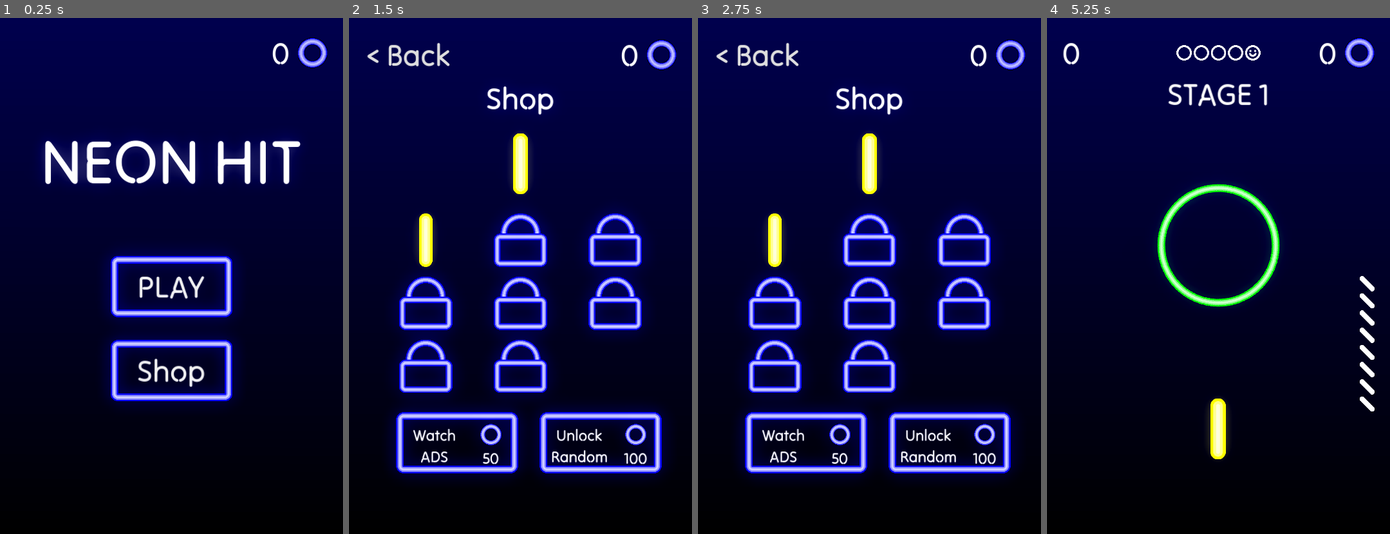
Above: before the commit, frames 1-4 (left to right).
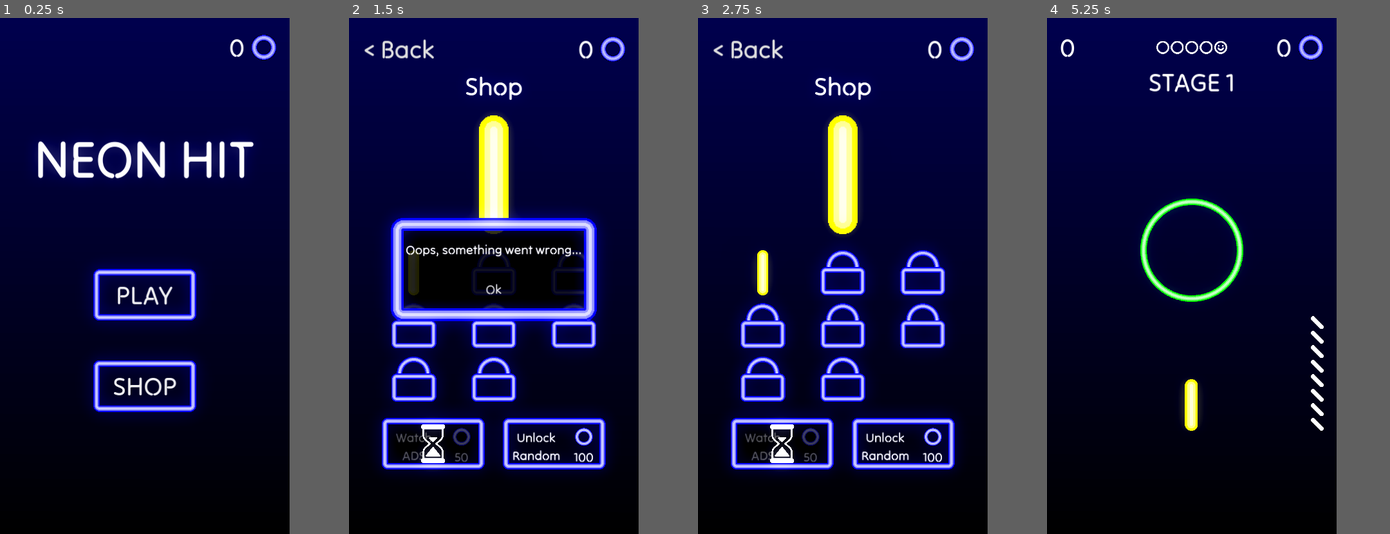
Above: after the commit, the same moments.

Repository: neclor/neon-hit
Game: Godot game, scene res://ui/start_scene/start.tscn
Same seed, same stepped clock (60 frames per second), same inputs: the game is played once before the commit and once after it.
Inputs (mouse positions are in pixels of both pictures, inside the frame that each line leads up to):
- Up to frame 1 (0.25 s): no input
- Up to frame 2 (1.5 s): click "Shop" (after the commit: "SHOP") at 0.5 s; click (424, 239) at 1.27 s
- Up to frame 3 (2.75 s): click (869, 291) at 2 s, where only the run after the commit has a clickable "Ok"
- Up to frame 4 (5.25 s): click (1122, 239) at 2.77 s; click (1122, 239) at 3.52 s; click "< Back" at 4.25 s; click "PLAY" at 5 s
In our replay, the window is 533x800 before the commit and 450x800 after it. These sizes can differ from the game's own. Grey fills any space a smaller window leaves; there, only what the larger window draws over its background counts as a difference.

The runs differ from the first frame. In frame 1, 19% of the frame differs, in the area x 11-100%, y 3-100%; in frame 2, 33%, in the area x 4-100%, y 0-100%; in frame 3, 28%; in frame 4, 21%.

Commit message:
Update

Diff:
--- a/ads/ads_banner.gd
+++ b/ads/ads_banner.gd
@@ -2,7 +2,7 @@
 
 var ad_view : AdView
 
-var unit_id = "ca-app-pub-3940256099942544/6300978111" #test ad unit ID
+var unit_id = "ca-app-pub-9485734485882503/6879508233"
 
 func _ready():
 	MobileAds.initialize()
--- a/ads/ads_rewarded.gd
+++ b/ads/ads_rewarded.gd
@@ -5,7 +5,7 @@
 var rewarded_ad_load_callback := RewardedAdLoadCallback.new()
 var full_screen_content_callback := FullScreenContentCallback.new()
 
-var unit_id = "ca-app-pub-3940256099942544/1712485313" #test ad unit ID
+var unit_id = "ca-app-pub-9485734485882503/3219588539"
 
 func _ready():
 	on_user_earned_reward_listener.on_user_earned_reward = on_user_earned_reward
@@ -32,6 +32,7 @@
 func on_user_earned_reward(rewarded_item : RewardedItem):
 	Global.add_coins(50)
 	Global.save_game()
+	Events.rewarded_ad_was_watched.emit()
 
 	load_ad()
 
@@ -43,6 +44,8 @@
 
 	self.rewarded_ad = rewarded_ad
 
+	Events.rewarded_ad_loaded.emit()
+
 func load_ad():
 	destroy_ad()
 
--- a/core/events.gd
+++ b/core/events.gd
@@ -9,3 +9,6 @@
 signal stage_changed(stage: Stage)
 signal coins_changed(coins: int)
 signal active_projectile_changed(projectile_index: int)
+
+signal rewarded_ad_loaded
+signal rewarded_ad_was_watched
--- a/game/objects/targets/target/target.gd
+++ b/game/objects/targets/target/target.gd
@@ -101,8 +101,7 @@
 	projectile_particles.rotation = -rotation
 	projectile_particles.emitting = true
 
-	for i in range(target_particles_container.get_child_count()):
-		var target_particle = target_particles_container.get_child(i)
+	for target_particle in target_particles_container.get_children():
 
 		tween.parallel().tween_property(target_particle, "modulate", Color("ffffff00"), ANIMATION_TIME)
 		target_particle.rotation = -rotation
--- a/project.godot
+++ b/project.godot
@@ -29,7 +29,7 @@
 [display]
 
 window/size/viewport_width=720
-window/size/viewport_height=1080
+window/size/viewport_height=1280
 window/stretch/mode="canvas_items"
 window/stretch/aspect="expand"
 window/handheld/orientation=1
--- /dev/null
+++ b/ui/objects/ad_button/ad_button.gd
@@ -0,0 +1,19 @@
+extends "res://ui/objects/buy_button/buy_button.gd"
+
+@onready var loading_container = %LoadingContainer
+
+func _ready():
+	Events.rewarded_ad_loaded.connect(rewarded_ad_loaded)
+
+func rewarded_ad_loaded():
+	show_button()
+
+func show_button():
+	loading_container.visible = false
+
+func hide_button():
+	loading_container.visible = true
+
+func _on_button_pressed():
+	pressed.emit()
+	hide_button()
--- a/ui/objects/ad_button/ad_button.tscn
+++ b/ui/objects/ad_button/ad_button.tscn
@@ -1,8 +1,11 @@
-[gd_scene load_steps=2 format=3 uid="uid://blu6whe1vf61o"]
+[gd_scene load_steps=4 format=3 uid="uid://blu6whe1vf61o"]
 
 [ext_resource type="PackedScene" uid="uid://b3rctpaj6d7qf" path="res://ui/objects/buy_button/buy_button.tscn" id="1_i58d4"]
+[ext_resource type="Script" path="res://ui/objects/ad_button/ad_button.gd" id="2_6flee"]
+[ext_resource type="Texture2D" uid="uid://dareirth6lj1d" path="res://assets/sprite/loading.png" id="2_gjty4"]
 
 [node name="AdButton" instance=ExtResource("1_i58d4")]
+script = ExtResource("2_6flee")
 
 [node name="UnlockLabel" parent="MarginContainer/RootHBoxContainer" index="0"]
 text = "Watch
@@ -10,3 +13,29 @@
 
 [node name="PriceLabel" parent="MarginContainer/RootHBoxContainer/PriceVBoxContainer" index="1"]
 text = "50"
+
+[node name="LoadingContainer" type="Control" parent="." index="1"]
+unique_name_in_owner = true
+layout_mode = 2
+
+[node name="MarginContainer" type="MarginContainer" parent="LoadingContainer" index="0"]
+layout_mode = 1
+anchors_preset = 15
+anchor_right = 1.0
+anchor_bottom = 1.0
+grow_horizontal = 2
+grow_vertical = 2
+theme_override_constants/margin_left = 16
+theme_override_constants/margin_top = 16
+theme_override_constants/margin_right = 16
+theme_override_constants/margin_bottom = 16
+
+[node name="ColorRect" type="ColorRect" parent="LoadingContainer/MarginContainer" index="0"]
+layout_mode = 2
+color = Color(0, 0, 0, 0.643137)
+
+[node name="LoadingTexture" type="TextureRect" parent="LoadingContainer/MarginContainer" index="1"]
+layout_mode = 2
+texture = ExtResource("2_gjty4")
+expand_mode = 1
+stretch_mode = 5
--- /dev/null
+++ b/ui/objects/error_field/error_field.gd
@@ -0,0 +1,18 @@
+extends PanelContainer
+
+@onready var error_label = %ErrorLabel
+@onready var animation_player = $AnimationPlayer
+
+func change_notification(text: String):
+	start_animation()
+	change_error_text(text)
+
+func change_error_text(text: String):
+	error_label.text = text
+
+func start_animation():
+	animation_player.stop()
+	animation_player.play("appearance")
+
+func _on_ok_button_pressed():
+	self.visible = false
--- /dev/null
+++ b/ui/objects/error_field/error_field.tscn
@@ -0,0 +1,110 @@
+[gd_scene load_steps=6 format=3 uid="uid://e8rh16qm4e2i"]
+
+[ext_resource type="StyleBox" uid="uid://bjx71qgb0ss32" path="res://styles/button.stylebox" id="1_n0525"]
+[ext_resource type="Script" path="res://ui/objects/error_field/error_field.gd" id="2_gt564"]
+
+[sub_resource type="Animation" id="Animation_j5g85"]
+length = 0.001
+tracks/0/type = "bezier"
+tracks/0/imported = false
+tracks/0/enabled = true
+tracks/0/path = NodePath(".:scale:x")
+tracks/0/interp = 1
+tracks/0/loop_wrap = true
+tracks/0/keys = {
+"handle_modes": PackedInt32Array(0),
+"points": PackedFloat32Array(1e-05, -0.25, 0, 0.25, 0),
+"times": PackedFloat32Array(0)
+}
+tracks/1/type = "bezier"
+tracks/1/imported = false
+tracks/1/enabled = true
+tracks/1/path = NodePath(".:scale:y")
+tracks/1/interp = 1
+tracks/1/loop_wrap = true
+tracks/1/keys = {
+"handle_modes": PackedInt32Array(0),
+"points": PackedFloat32Array(1e-05, -0.25, 0, 0.25, 0),
+"times": PackedFloat32Array(0)
+}
+
+[sub_resource type="Animation" id="Animation_wf3lh"]
+resource_name = "appearance"
+length = 0.5
+tracks/0/type = "bezier"
+tracks/0/imported = false
+tracks/0/enabled = true
+tracks/0/path = NodePath(".:scale:x")
+tracks/0/interp = 1
+tracks/0/loop_wrap = true
+tracks/0/keys = {
+"handle_modes": PackedInt32Array(0, 0),
+"points": PackedFloat32Array(1e-05, -0.25, 0, 0.25, 0, 1, -0.25, 0, 0.25, 0),
+"times": PackedFloat32Array(0, 0.5)
+}
+tracks/1/type = "bezier"
+tracks/1/imported = false
+tracks/1/enabled = true
+tracks/1/path = NodePath(".:scale:y")
+tracks/1/interp = 1
+tracks/1/loop_wrap = true
+tracks/1/keys = {
+"handle_modes": PackedInt32Array(0, 0),
+"points": PackedFloat32Array(1e-05, -0.25, 0, 0.25, 0, 1, -0.25, 0, 0.25, 0),
+"times": PackedFloat32Array(0, 0.5)
+}
+
+[sub_resource type="AnimationLibrary" id="AnimationLibrary_a6huq"]
+_data = {
+"RESET": SubResource("Animation_j5g85"),
+"appearance": SubResource("Animation_wf3lh")
+}
+
+[node name="ErrorField" type="PanelContainer"]
+custom_minimum_size = Vector2(512, 256)
+offset_right = 512.0
+offset_bottom = 256.0
+scale = Vector2(1e-05, 1e-05)
+pivot_offset = Vector2(256, 128)
+size_flags_horizontal = 6
+size_flags_vertical = 6
+theme_override_styles/panel = ExtResource("1_n0525")
+script = ExtResource("2_gt564")
+
+[node name="MarginContainer" type="MarginContainer" parent="."]
+layout_mode = 2
+theme_override_constants/margin_left = 32
+theme_override_constants/margin_top = 32
+theme_override_constants/margin_right = 32
+theme_override_constants/margin_bottom = 32
+
+[node name="ColorRect" type="ColorRect" parent="MarginContainer"]
+layout_mode = 2
+color = Color(0, 0, 0, 0.835294)
+
+[node name="ErrorVBoxContainer" type="VBoxContainer" parent="MarginContainer"]
+layout_mode = 2
+
+[node name="ErrorLabel" type="Label" parent="MarginContainer/ErrorVBoxContainer"]
+unique_name_in_owner = true
+layout_mode = 2
+size_flags_vertical = 3
+theme_override_font_sizes/font_size = 32
+text = "Oops, something went wrong..."
+horizontal_alignment = 1
+vertical_alignment = 1
+
+[node name="OkButton" type="Button" parent="MarginContainer/ErrorVBoxContainer"]
+layout_mode = 2
+size_flags_vertical = 3
+focus_mode = 0
+theme_override_font_sizes/font_size = 32
+text = "Ok"
+flat = true
+
+[node name="AnimationPlayer" type="AnimationPlayer" parent="."]
+libraries = {
+"": SubResource("AnimationLibrary_a6huq")
+}
+
+[connection signal="pressed" from="MarginContainer/ErrorVBoxContainer/OkButton" to="." method="_on_ok_button_pressed"]
--- a/ui/objects/shop_item/shop_item.tscn
+++ b/ui/objects/shop_item/shop_item.tscn
@@ -6,8 +6,8 @@
 [sub_resource type="StyleBoxEmpty" id="StyleBoxEmpty_3lh57"]
 
 [node name="ShopItem" type="PanelContainer"]
-offset_right = 144.0
-offset_bottom = 144.0
+offset_right = 128.0
+offset_bottom = 128.0
 size_flags_horizontal = 3
 size_flags_vertical = 3
 theme_override_styles/panel = SubResource("StyleBoxEmpty_3lh57")
--- a/ui/shop_scene/shop.gd
+++ b/ui/shop_scene/shop.gd
@@ -3,8 +3,11 @@
 @onready var grid_container := $MarginContainer/RootVBoxContainer/GridContainer
 @onready var buy_button = $MarginContainer/RootVBoxContainer/HBoxContainer/BuyButton
 @onready var projectile_texture = $MarginContainer/RootVBoxContainer/ProjectileTexture
+@onready var error_field = %ErrorField
+
 
 func _ready():
+	Events.rewarded_ad_was_watched.connect(rewarded_ad_was_watched)
 	Events.active_projectile_changed.connect(update_projectile_texture)
 	update_projectile_texture(Global.active_projectile_index)
 
@@ -18,6 +21,7 @@
 
 func _on_buy_button_pressed():
 	if Global.coins < Global.UNLOCK_COST:
+		change_error_notification("Not enough coins!")
 		return
 
 	var locked_projectiles := []
@@ -40,6 +44,7 @@
 
 func _on_ad_button_pressed():
 	AdsRewarded.show_ad()
+	change_error_notification("Oops, something went wrong...")
 
 func update_projectile_texture(_projectile_index: int):
 	projectile_texture.texture = Global.PROJECTILE_TEXTURES[_projectile_index]
@@ -47,3 +52,13 @@
 func check_buy_button_visible():
 	if Global.unlocked_projectiles == 0b11111111:
 		buy_button.visible = false
+
+func rewarded_ad_was_watched():
+	hide_error()
+
+func change_error_notification(text: String):
+	error_field.change_notification(text)
+	error_field.visible = true
+
+func hide_error():
+	error_field.visible = false
--- a/ui/shop_scene/shop.tscn
+++ b/ui/shop_scene/shop.tscn
@@ -1,10 +1,11 @@
-[gd_scene load_steps=7 format=3 uid="uid://bglt6ldubgw0h"]
+[gd_scene load_steps=8 format=3 uid="uid://bglt6ldubgw0h"]
 
 [ext_resource type="Script" path="res://ui/shop_scene/shop.gd" id="1_hwgjg"]
 [ext_resource type="Texture2D" uid="uid://bufp5qjf1p48d" path="res://assets/sprite/projectile0.png" id="2_hjpos"]
 [ext_resource type="PackedScene" uid="uid://dp7qapsxgent2" path="res://ui/objects/shop_item/shop_item.tscn" id="2_mgt4n"]
 [ext_resource type="PackedScene" uid="uid://b3rctpaj6d7qf" path="res://ui/objects/buy_button/buy_button.tscn" id="4_r3hqf"]
 [ext_resource type="PackedScene" uid="uid://blu6whe1vf61o" path="res://ui/objects/ad_button/ad_button.tscn" id="4_rlug1"]
+[ext_resource type="PackedScene" uid="uid://e8rh16qm4e2i" path="res://ui/objects/error_field/error_field.tscn" id="6_4d7gw"]
 
 [sub_resource type="Environment" id="Environment_7qe4j"]
 background_mode = 3
@@ -36,7 +37,7 @@
 theme_override_constants/margin_left = 64
 theme_override_constants/margin_top = 128
 theme_override_constants/margin_right = 64
-theme_override_constants/margin_bottom = 128
+theme_override_constants/margin_bottom = 160
 
 [node name="RootVBoxContainer" type="VBoxContainer" parent="MarginContainer"]
 layout_mode = 2
@@ -96,8 +97,17 @@
 
 [node name="BuyButton" parent="MarginContainer/RootVBoxContainer/HBoxContainer" instance=ExtResource("4_r3hqf")]
 layout_mode = 2
-size_flags_horizontal = 4
+size_flags_horizontal = 6
 size_flags_vertical = 4
+
+[node name="VBoxContainer" type="VBoxContainer" parent="MarginContainer"]
+layout_mode = 2
+mouse_filter = 2
+alignment = 1
+
+[node name="ErrorField" parent="MarginContainer/VBoxContainer" instance=ExtResource("6_4d7gw")]
+unique_name_in_owner = true
+layout_mode = 2
 
 [node name="WorldEnvironment" type="WorldEnvironment" parent="."]
 environment = SubResource("Environment_7qe4j")
--- a/ui/start_scene/start.tscn
+++ b/ui/start_scene/start.tscn
@@ -68,7 +68,7 @@
 theme_override_styles/normal = ExtResource("2_2o01i")
 theme_override_styles/hover = ExtResource("2_2o01i")
 theme_override_styles/pressed = ExtResource("2_2o01i")
-text = "Shop"
+text = "SHOP"
 
 [node name="WorldEnvironment" type="WorldEnvironment" parent="."]
 environment = SubResource("Environment_fh7vl")
Binary file added: assets/sprite/loading.png
Not shown: 1 places in ui/game_over_hud/game_over_hud.tscn that only renumber resources
Not shown: 1 places in ui/hud/hud.tscn that only renumber resources
